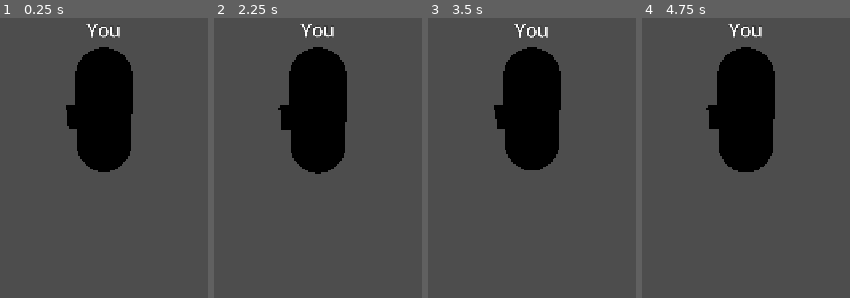
Above: before the commit, frames 1-4 (left to right).
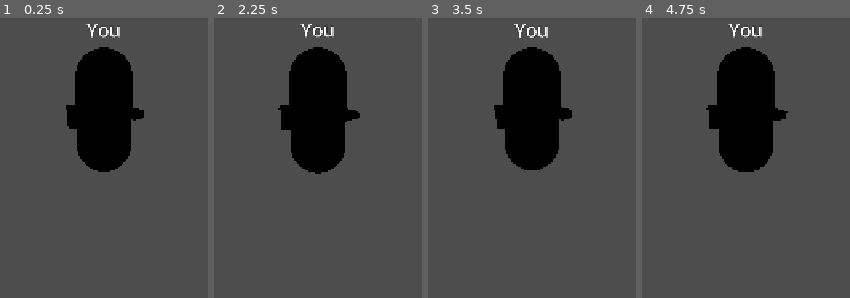
Above: after the commit, the same moments.

Repository: GodotGarden/search-and-rescue
Game: Godot game, scene res://scenes/player/Responder.tscn
Same seed, same stepped clock (60 frames per second), same inputs: the game is played once before the commit and once after it. This scene is started directly instead of the project's main scene.
Inputs (mouse positions are in pixels of both pictures, inside the frame that each line leads up to):
- Up to frame 1 (0.25 s): no input
- Up to frame 2 (2.25 s): tap Enter at 0.5, 2 s; move the mouse to (361, 71) at 0.52 s; hold Shift (sprint) 0.53-1.28 s; hold W (move_forward) from 0.53 s (still down); tap Space (jump) at 0.77, 1.25, 1.52 s; move the mouse to (278, 74) at 1.27 s; tap Shift (sprint) at 1.35 s; move the mouse to (338, 65) at 2.02 s; hold Shift (sprint) from 2.03 s (still down)
- Up to frame 3 (3.5 s): keep holding W (move_forward); tap Space (jump) at 2.75, 3.02 s; move the mouse to (521, 79) at 2.77 s; release Shift (sprint) at 2.78 s; tap Shift (sprint) at 2.85 s
- Up to frame 4 (4.75 s): keep holding W (move_forward); tap Enter at 3.5 s; move the mouse to (806, 79) at 3.52 s; hold Shift (sprint) 3.53-4.28 s; tap Space (jump) at 3.77, 4.25, 4.52 s; move the mouse to (685, 68) at 4.27 s; tap Shift (sprint) at 4.35 s

The runs differ from the first frame. In frame 1, 0.2% of the frame differs, in the area x 62-70%, y 32-37%; in frame 2, 0.2%; in frame 3, 0.2%, in the area x 62-70%, y 31-37%; in frame 4, 0.2%.

Commit message:
Add magnetic compass to responder toolbelt

Diff:
--- a/scenes/player/Responder.tscn
+++ b/scenes/player/Responder.tscn
@@ -50,6 +50,36 @@
 albedo_color = Color(0.78, 0.78, 0.58, 1)
 roughness = 1.0
 
+[sub_resource type="CylinderMesh" id="CylinderMesh_compass_case"]
+top_radius = 0.16
+bottom_radius = 0.16
+height = 0.07
+radial_segments = 10
+rings = 1
+
+[sub_resource type="StandardMaterial3D" id="Material_compass_case"]
+albedo_color = Color(0.13, 0.16, 0.16, 1)
+metallic = 0.45
+roughness = 0.4
+
+[sub_resource type="CylinderMesh" id="CylinderMesh_compass_face"]
+top_radius = 0.125
+bottom_radius = 0.125
+height = 0.012
+radial_segments = 10
+rings = 1
+
+[sub_resource type="StandardMaterial3D" id="Material_compass_face"]
+albedo_color = Color(0.86, 0.84, 0.67, 1)
+roughness = 0.75
+
+[sub_resource type="BoxMesh" id="BoxMesh_compass_needle"]
+size = Vector3(0.035, 0.018, 0.19)
+
+[sub_resource type="StandardMaterial3D" id="Material_compass_needle"]
+albedo_color = Color(0.78, 0.08, 0.05, 1)
+roughness = 0.6
+
 [node name="Responder" type="CharacterBody3D"]
 script = ExtResource("1_responder")
 
@@ -98,6 +128,23 @@
 mesh = SubResource("BoxMesh_map")
 material_override = SubResource("Material_map")
 
+[node name="MagneticCompass" type="Node3D" parent="Toolbelt"]
+position = Vector3(0.42, 0.04, 0.04)
+
+[node name="Case" type="MeshInstance3D" parent="Toolbelt/MagneticCompass"]
+mesh = SubResource("CylinderMesh_compass_case")
+material_override = SubResource("Material_compass_case")
+
+[node name="Face" type="MeshInstance3D" parent="Toolbelt/MagneticCompass"]
+position = Vector3(0, 0.042, 0)
+mesh = SubResource("CylinderMesh_compass_face")
+material_override = SubResource("Material_compass_face")
+
+[node name="Needle" type="MeshInstance3D" parent="Toolbelt/MagneticCompass"]
+position = Vector3(0, 0.058, 0)
+mesh = SubResource("BoxMesh_compass_needle")
+material_override = SubResource("Material_compass_needle")
+
 [node name="CameraPivot" type="Node3D" parent="."]
 position = Vector3(0, 1.45, 0)
 rotation = Vector3(-0.2, 0, 0)
--- a/scenes/ui/PrototypeHud.tscn
+++ b/scenes/ui/PrototypeHud.tscn
@@ -36,7 +36,7 @@
 text = "Objective: Reach the trail marker"
 
 [node name="ToolbeltLabel" type="Label" parent="Readout/Margin/Rows"]
-text = "Toolbelt: binoculars and map"
+text = "Toolbelt: binoculars, map, magnetic compass"
 
 [node name="DebugLabel" type="Label" parent="Readout/Margin/Rows"]
 text = "Players: 0"
--- a/scripts/player/responder.gd
+++ b/scripts/player/responder.gd
@@ -14,6 +14,7 @@
 @onready var name_tag: Label3D = $NameTag
 @onready var camera_pivot: Node3D = $CameraPivot
 @onready var camera: Camera3D = $CameraPivot/SpringArm3D/Camera3D
+@onready var magnetic_compass: Node3D = $Toolbelt/MagneticCompass
 
 var _look_pitch := -0.2
 var _network_position := Vector3.ZERO
@@ -48,6 +49,8 @@
 
 
 func _physics_process(delta: float) -> void:
+	# Counter-rotate the belt compass so its needle remains aligned with world north.
+	magnetic_compass.rotation.y = -global_rotation.y
 	if not is_multiplayer_authority():
 		global_position = global_position.lerp(_network_position, minf(delta * 12.0, 1.0))
 		rotation.y = lerp_angle(rotation.y, _network_yaw, minf(delta * 12.0, 1.0))
Not shown: 1 places in scenes/player/Responder.tscn that only renumber resources
Not shown, changed: README.md
